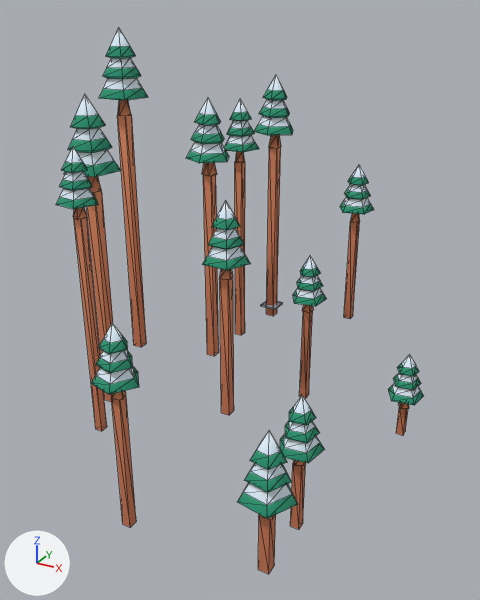
Renders of the glTF model public/assets/toycar/set-flurry-forest-b-lite.glb from each side of a commit.
Camera for both pictures: a camera (50 mm lens) standing at (11.3, -22.9, 17.1) and looking at (-2.2, 1.6, 4.8). Arrows for +X, +Y and +Z are at lower left; the lights stay in place. The first picture is the older version. Mesh edges are drawn as thin lines. Where no turn or scale is listed for an object, it has been applied to the vertices. Vertices at exactly the same position are counted once.

Objects in the first picture: 'pines' and 1 more.
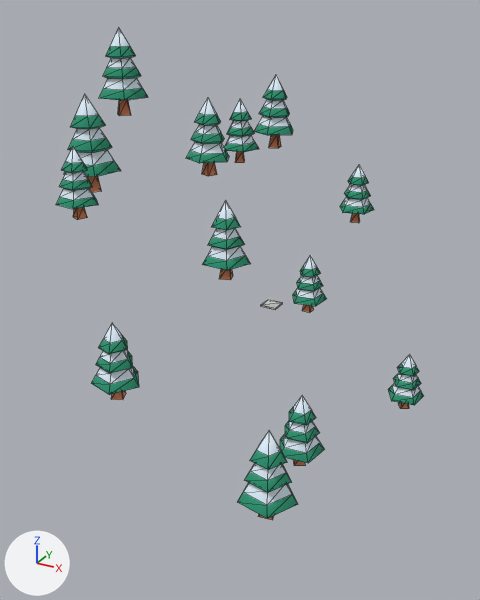
Location of each change, (x1, y1, x2, y2) in pixels of the pictures (480 x 600 px):
```json
{"object": "pines", "change": "reshaped", "before": [56, 28, 424, 574], "after": [56, 28, 424, 520], "on screen": "10% shorter"}
{"part": 1, "of": "me_pines", "change": "deleted", "before": [74, 114, 408, 574]}
```

The change, as JSON lines over the scene's bpy script:
```json
{"block": "me_pines", "where": "# used by ob_pines; location = (-5.5, 11.7, 9.78)"}
{"op": "remove", "block": "me_pines", "code": "me_pines.from_pydata(...)  # 780 vertices, 1144 faces; spans x -6.0..11.7, y -20.4..2.7, z -10.5..6.4"}
{"op": "add", "block": "me_pines", "code": "me_pines.from_pydata(...)  # 676 vertices, 1014 faces; spans x -6.0..11.7, y -20.4..2.7, z -8.9..6.4"}
{"block": "me_pines", "change": "me_pines part 1: 13 loose pieces with 104 vertices, spanning x -5.1..11.2, y -19.8..1.9, z -10.5..2.4, are deleted"}
```
